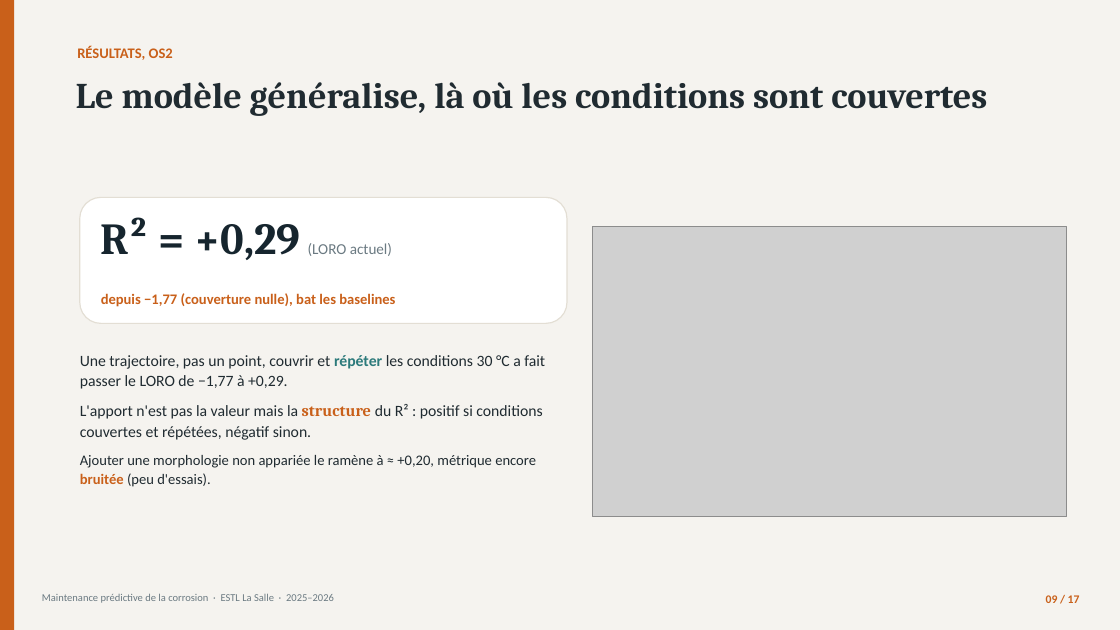
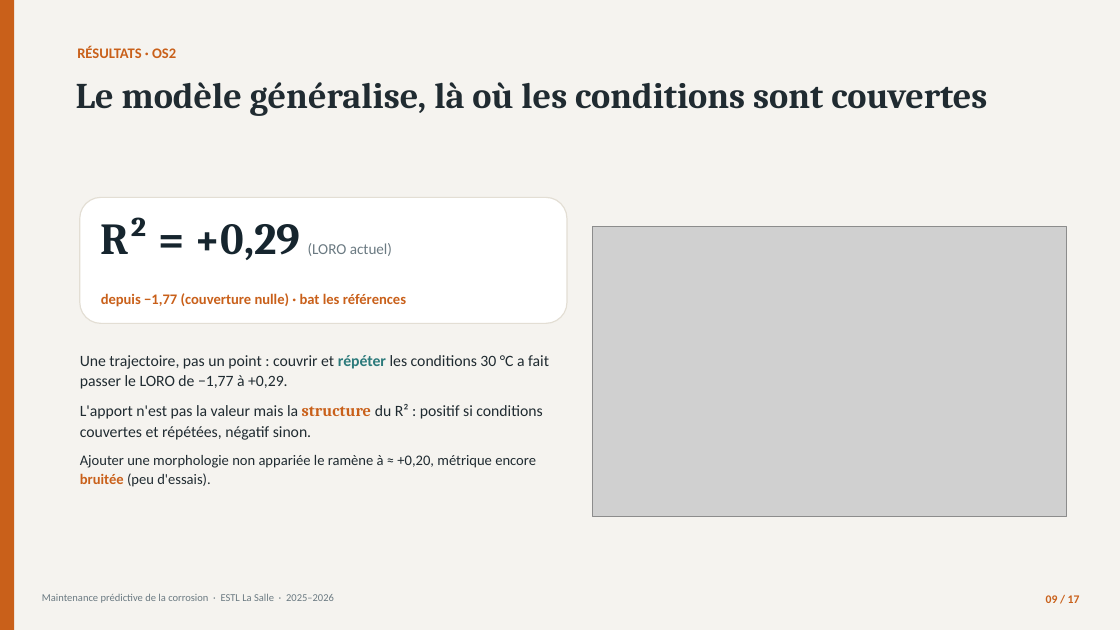
Before and after one commit to londola13/predictive-maintenance-corrosion, a slide deck: slide 9 of soutenance/Soutenance_Corrosion_BATOUMBI.pptx. Drawn at 1120x630 pixels with LibreOffice and Linux fonts; fonts in the diff are those of the drawing; grey boxes stand for pictures. Boxes give left, top, right and bottom in pixels: in the first picture for what was removed or moved away, otherwise in the second. Text is boxed around its words. In the diff, an @@ line names an element or a change of style, - is before the commit and + after.

```diff
--- a/soutenance/Soutenance_Corrosion_BATOUMBI.pptx
+++ b/soutenance/Soutenance_Corrosion_BATOUMBI.pptx
@@ text at (77,45,176,58): text changed @@
-RÉSULTATS, OS2
+RÉSULTATS · OS2
@@ text at (101,293,406,307): text changed @@
-depuis −1,77 (couverture nulle), bat les baselines
+depuis −1,77 (couverture nulle) · bat les références
@@ text at (80,355,549,389): text changed @@
-Une trajectoire, pas un point, couvrir et répéter les conditions 30 °C a fait passer le LORO de −1,77 à +0,29.
+Une trajectoire, pas un point : couvrir et répéter les conditions 30 °C a fait passer le LORO de −1,77 à +0,29.
```
Also in this commit, not shown: 8 other slides changed, 1 other file.
